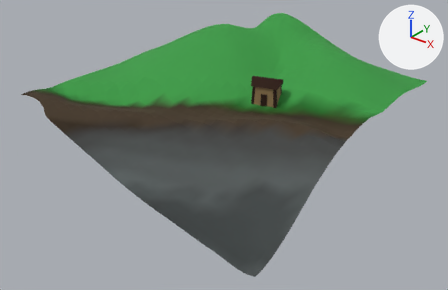
The glTF model public/chunktest.glb, before and after one commit.
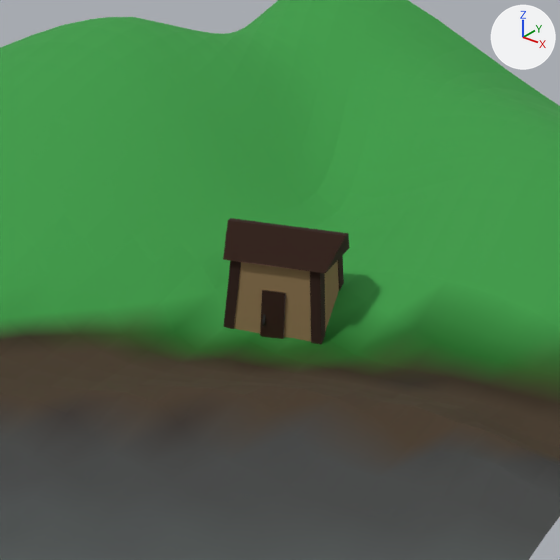
The first picture shows the older version from a 50 mm camera at (79.1, -100.8, 48.4) aimed at (2.2, -4.5, -11.3). The close-ups show both versions on the part from 43% to 75% of the width and 7% to 56% of the height of that picture; other places that the commit changed are outside them. Every picture has the same lights, and +X, +Y and +Z are marked at upper right. Where no turn or scale is listed for an object, it has been applied to the vertices.

Names of what the first close-up shows: 'door', 'floor', 'shack', 'verticalFrame', 'verticalFrame.001', 'verticalFrame.002'.
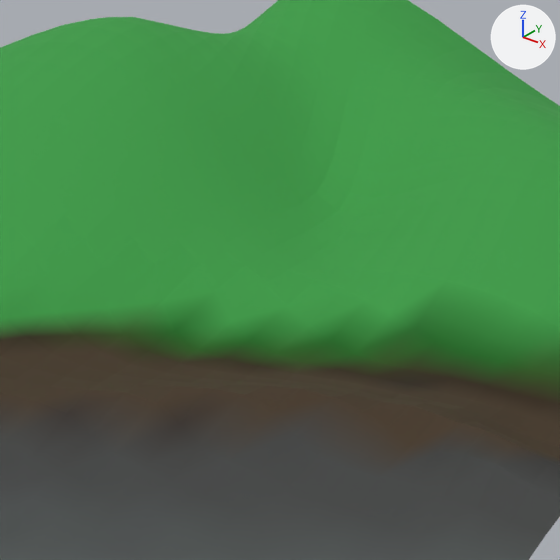
What differs and where, as boxes [x1, y1, x2, y2] in the close-ups (560 x 560 px):
'shack', deleted (brown): before [223, 218, 350, 342]
'door', deleted (black): before [260, 290, 286, 339]
'verticalFrame.001', deleted (black): before [310, 271, 325, 344]
'verticalFrame', deleted (black): before [224, 261, 241, 329]
'verticalFrame.002', deleted: before [338, 256, 344, 290]

Edits to the bpy script that builds the scene:
```text
Remove ob_shack:
    ob_shack = bpy.data.objects.new('shack', me_cube_003)
    ob_shack.location = (8.21, 2.65, 2.36)
    ob_shack.rotation_euler = (-0.00689, -0.00524, 0.287)  # degrees (-0.4, -0.3, 16)
    ob_shack.scale = (2.51, 1.88, 2.21)
Remove ob_door:
    ob_door = bpy.data.objects.new('door', me_cube_006)
    ob_door.location = (8.81, 0.66, -0.82)
Remove ob_verticalframe:
    ob_verticalframe = bpy.data.objects.new('verticalFrame', me_cube_004)
    ob_verticalframe.location = (6.39, 0.31, -0.12)
Remove ob_verticalframe_001:
    ob_verticalframe_001 = bpy.data.objects.new('verticalFrame.001', me_cube_005)
    ob_verticalframe_001.location = (11.03, 1.68, -0.11)
Remove ob_verticalframe_002:
    ob_verticalframe_002 = bpy.data.objects.new('verticalFrame.002', me_cube_008)
    ob_verticalframe_002.parent = ob_shack
    ob_verticalframe_002.location = (0.963, 0.904, -1.131)
    ob_verticalframe_002.rotation_euler = (0.0, -3.142, 0.0)  # degrees (0, -180, 0)
    ob_verticalframe_002.scale = (-0.171, -0.279, -0.2)
Change ob_verticalframe_003:
    remove ob_verticalframe_003.parent = ob_shack
```
